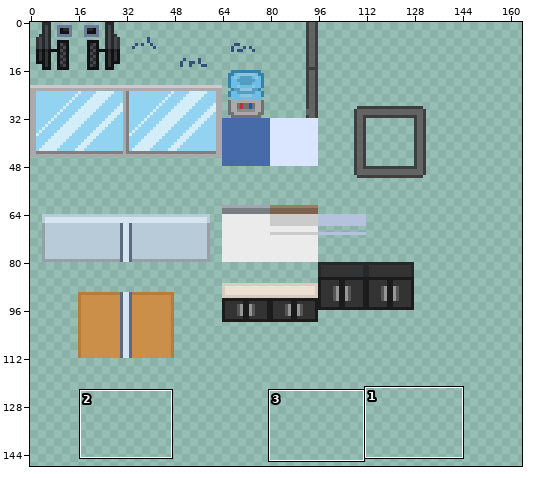
Edited in one commit: sprite sheet (Assets/tilemap.png). Above, an overview of the earlier version with the close-up marked.
Close-up. Before the edit:
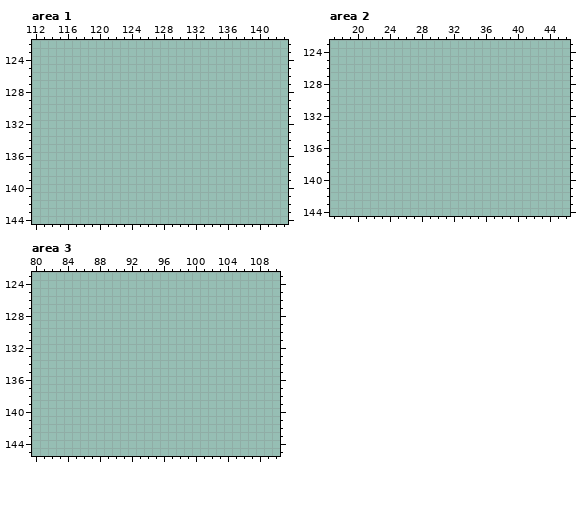
The file is 320x180 pixels. Colours within 5 levels of each other are drawn and written as one. Shown: area 1: x 112..143, y 122..144; area 2: x 17..46, y 123..144; area 3: x 80..110, y 123..145. The wide view leaves out empty margins. The commit also changed other parts of the picture, which this record leaves out.
The same view after the edit:
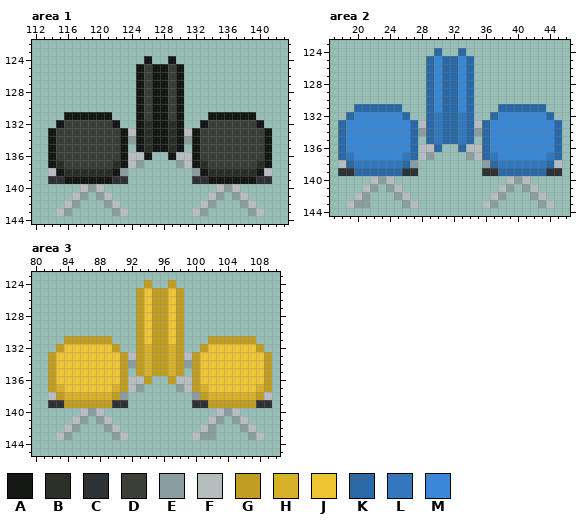
Palette (. is transparent): A #161815  B #2a2f28  C #2d3236  D #3a4038  E #8b9e9f  F #b5bdbe  G #c19e21  H #d7b12a  J #edc431  K #2b69a6  L #3178bf  M #3888d7
Change:
Changed rows in their new state; - is an unchanged pixel.
Area 1:
first column x 114:
124 ------------A--A------------
125 -----------ADAADA-----------
126 -----------ADAADA-----------
127 -----------ADAADA-----------
128 -----------ADAADA-----------
129 -----------ADAADA-----------
130 -----------ADAADA-----------
131 --AAAAAA---ADAADA---AAAAAA--
132 -ADDDDDDA--ABAABA--ADDDDDDA-
133 ADDDDDDDDAFABAABAFADDDDDDDDA
134 ADDDDDDDDAEABAABAEADDDDDDDDA
135 ADDDDDDDDA-ABAABA-ADDDDDDDDA
136 ADDDDDDDDAFFA--AFFADDDDDDDDA
137 ABDDDDDDBAFE----EFABDDDDDDBA
138 FABBBBBBAE--------EABBBBBBAF
139 CCAAAAAACC--------CCAAAAAACC
140 ----FEF--------------FEF----
141 ---FE-EF------------FE-EF---
142 --FE---EF----------FE---EF--
143 -FE-----EF--------FE-----EF-
Area 2:
first column x 18:
124 ------------K--K------------
125 -----------KMKKMK-----------
126 -----------KMKKMK-----------
127 -----------KMKKMK-----------
128 -----------KMKKMK-----------
129 -----------KMKKMK-----------
130 -----------KMKKMK-----------
131 --KKKKKK---KMKKMK---KKKKKK--
132 -KMMMMMMK--KLKKLK--KMMMMMMK-
133 KMMMMMMMMKFKLKKLKFKMMMMMMMMK
134 KMMMMMMMMKEKLKKLKEKMMMMMMMMK
135 KMMMMMMMMK-KLKKLK-KMMMMMMMMK
136 KMMMMMMMMKFFK--KFFKMMMMMMMMK
137 KLMMMMMMLKFE----EFKLMMMMMMLK
138 FKLLLLLLKE--------EKLLLLLLKF
139 CCKKKKKKCC--------CCKKKKKKCC
140 ----FEF--------------FEF----
141 ---FE-EF------------FE-EF---
142 --FE---EF----------FE---EF--
143 -FEE----EF--------FE-----EF-
Area 3:
first column x 82:
124 ------------G--G------------
125 -----------GJGGJG-----------
126 -----------GJGGJG-----------
127 -----------GJGGJG-----------
128 -----------GJGGJG-----------
129 -----------GJGGJG-----------
130 -----------GJGGJG-----------
131 --GGGGGG---GJGGJG---GGGGGG--
132 -GJJJJJJG--GHGGHG--GJJJJJJG-
133 GJJJJJJJJGFGHGGHGFGJJJJJJJJG
134 GJJJJJJJJGEGHGGHGEGJJJJJJJJG
135 GJJJJJJJJG-GHGGHG-GJJJJJJJJG
136 GJJJJJJJJGFFG--GFFGJJJJJJJJG
137 GHJJJJJJHGFE----EFGHJJJJJJHG
138 FGHHHHHHGE--------EGHHHHHHGF
139 CCGGGGGGCC--------CCGGGGGGCC
140 ----FEF--------------FEF----
141 ---FE-EF------------FE-EF---
142 --FE---EF----------FE---EF--
143 -FE-----EF--------FEE----EF-
